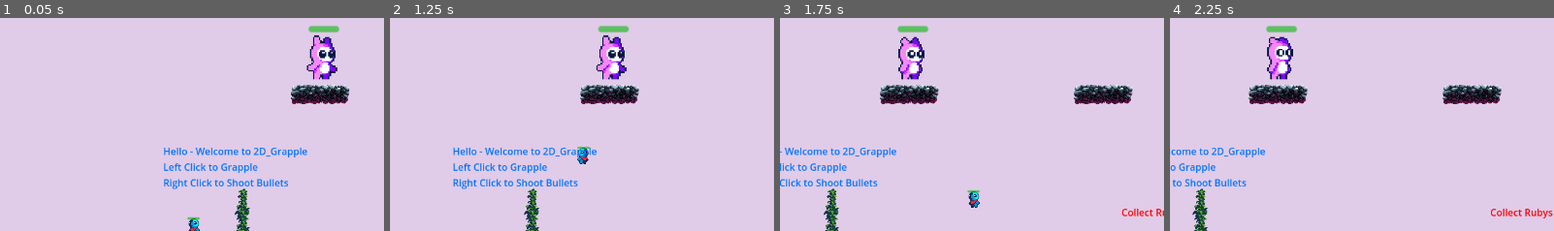
Above: before the commit, frames 1-4 (left to right).
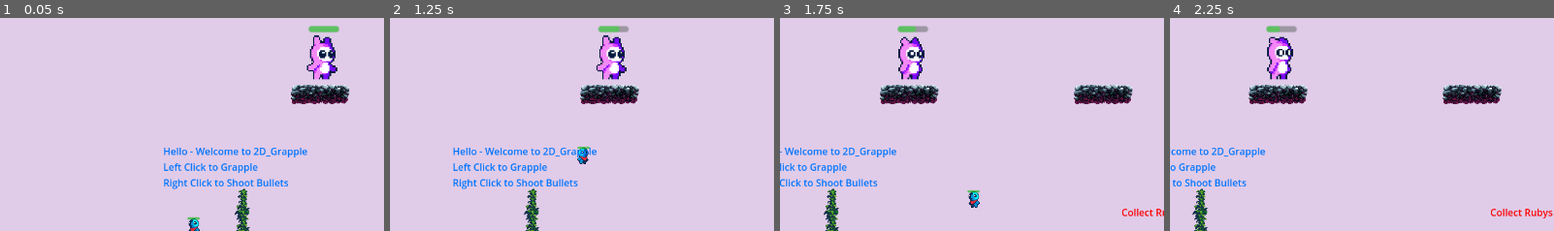
Above: after the commit, the same moments.

Repository: SamanAshoori/Godot_2D_Grapple_Game
Game: Godot game, scene res://Scenes/level_one.tscn
The game is run twice, just before and just after one commit, with the same random seed, the same clock (stepped at 60 frames per second) and the same inputs. Sound files missing from this copy of the repository are replaced by a short silence.
Inputs (mouse positions are % of the whole screen's width and height, from its top left):
- Up to frame 1 (0.05 s): no input
- Up to frame 2 (1.25 s): tap Enter at 0.5 s; move the mouse to (72, 44) at 0.52 s; hold D (move_right) from 0.53 s (still down); click (72, 44) at 0.6 s; tap Space (jump) at 0.77, 0.8, 1.07 s
- Up to frame 3 (1.75 s): keep holding D (move_right); tap Enter at 1.25 s; move the mouse to (29, 54) at 1.27 s; tap Space (jump) at 1.35, 1.52 s; click (29, 54) at 1.55 s
- Up to frame 4 (2.25 s): tap Space (jump) at 1.82 s; tap Enter at 2 s; move the mouse to (60, 26) at 2.02 s; release D (move_right) at 2.03 s; hold A (move_left) from 2.03 s (still down); right-click (60, 26) at 2.1 s
The pictures show only the part of the screen within x 24-74%, y 26-76%; the shares and areas given below are measured in that part.

Frame 1 is identical in both runs. In frame 2, less than 0.1% of the frame differs, in the area x 59-63%, y 3-7%; in frame 3, 0.1%; in frame 4, 0.1%, in the area x 28-34%, y 3-7%.

Commit message:
Debugging - grappling onto dead enemy

Diff:
--- a/Scenes/health_bar.tscn
+++ b/Scenes/health_bar.tscn
@@ -10,6 +10,6 @@
 offset_right = 20.0
 offset_bottom = 4.0
 max_value = 30.0
-step = 10.0
+step = 1.0
 value = 20.0
 show_percentage = false
--- a/Scenes/scripts/big_enemy.gd
+++ b/Scenes/scripts/big_enemy.gd
@@ -1,8 +1,25 @@
 extends CharacterBody2D
 
 @onready var healthbar = $HealthBar
-var health = 100
+const MAX_HEALTH = 100.0
+
+var health = 100.0
+
+func _ready() -> void:
+	healthbar.set_max(MAX_HEALTH)
 
 func _physics_process(delta: float) -> void:
-	healthbar.set_max(100)
 	healthbar.set_value(health)
+	take_damage(0.5)
+
+func take_damage(amount: float) -> void:
+	health -= amount
+	# Clamp the health to prevent it from going below zero or above max.
+	health = clamp(health, 0, MAX_HEALTH)
+	# Update the UI only when health changes.
+	healthbar.set_value(health)
+
+	if health <= 0:
+		# Handle death here (e.g., queue_free()).
+		print("Big Enemy died!")
+		queue_free()
--- a/Scenes/scripts/grapple_controller.gd
+++ b/Scenes/scripts/grapple_controller.gd
@@ -3,12 +3,13 @@
 @export var rest_length = 2.0
 @export var stiffness = 10.0
 @export var damping = 2.0
-@export var jump_force = 300.0 # Jump force added
+@export var jump_force = 300.0
 
 @onready var ray := $RayCast2D
 @onready var player := get_parent()
 @onready var rope := $Line2D
 @onready var timer := $Timer
+
 var launched = false
 var target
 var is_ready: bool = true
@@ -28,30 +29,31 @@
 func launch():
 	if ray.is_colliding():
 		launched = true
-		# Store the body the ray hit
-		var colliding_body = ray.get_collider()
-		# Check if the colliding body is a physics body (like a CharacterBody2D or RigidBody2D)
-		if colliding_body is CharacterBody2D or colliding_body is RigidBody2D:
-			target = colliding_body
-			rope.show()
+		var collider = ray.get_collider()
+
+		if collider is CharacterBody2D or collider is RigidBody2D:
+			target = collider
 		else:
-			# If it's a static body (like a wall), just store the collision point
 			target = ray.get_collision_point()
-			rope.show()
+
+		rope.show()
 
 func retract():
-	# Only apply jump force if we were actually grappling
 	if launched:
-		# Set the player's upward velocity
 		player.velocity.y = -jump_force
 
 	launched = false
+	target = null
 	rope.hide()
 
 func handle_grapple(delta):
-	# If the target is a moving body, update the grapple point to its current position
 	var grapple_point
-	if target is Node2D:
+
+	if typeof(target) == TYPE_OBJECT:
+		if not is_instance_valid(target):
+			retract()
+			return
+
 		grapple_point = target.global_position
 	else:
 		grapple_point = target
@@ -69,22 +71,25 @@
 		var vel_dot = player.velocity.dot(target_dir)
 		var damping_force = -damping * vel_dot * target_dir
 
-		# Add forces together
 		force = spring_force + damping_force
 
 	player.velocity += force * delta
 	update_rope()
 
 func update_rope():
-	# Also update the rope's end point
 	var grapple_point
-	if target is Node2D:
+
+	if typeof(target) == TYPE_OBJECT:
+		if not is_instance_valid(target):
+			rope.hide()
+			return
 		grapple_point = target.global_position
 	else:
 		grapple_point = target
 
-	rope.set_point_position(1, to_local(grapple_point))
+	if launched:
+		rope.set_point_position(1, to_local(grapple_point))
 
 
 func _on_timer_timeout() -> void:
-	is_ready = true # set ready back to true.
+	is_ready = true
